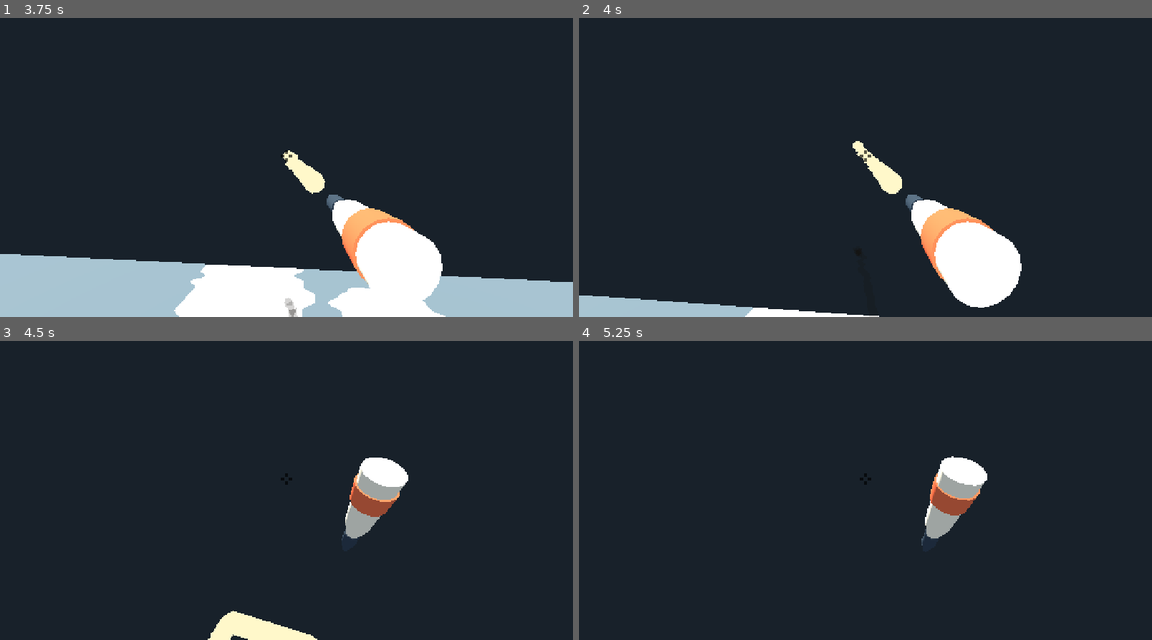
Above: before the commit, frames 1-4 (two rows, left to right).
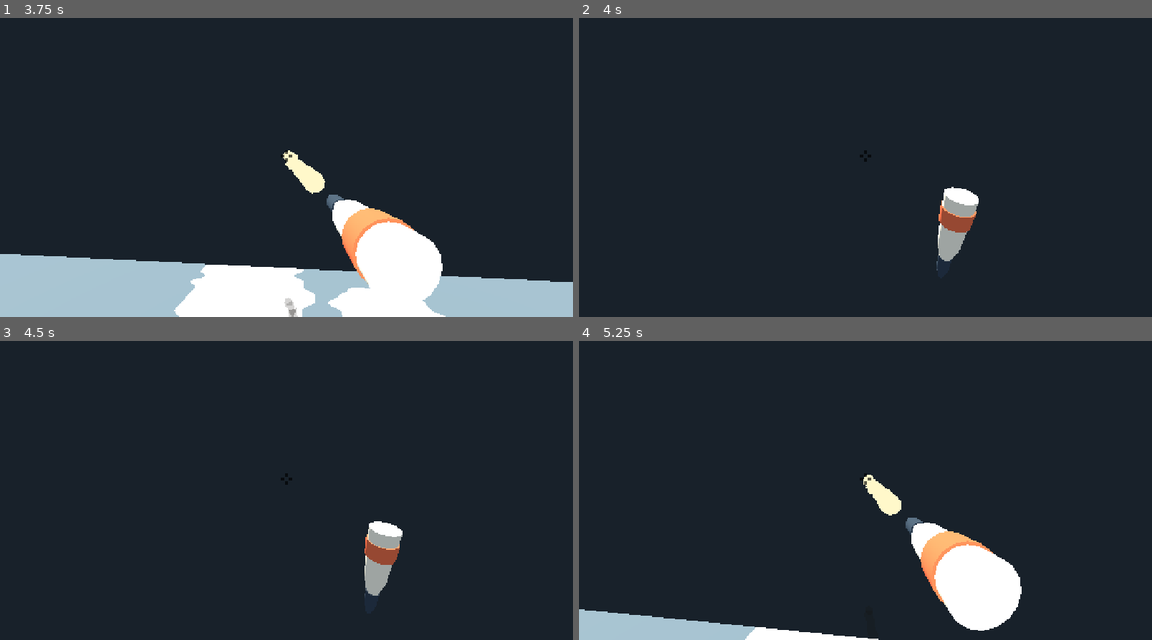
Above: after the commit, the same moments.

Repository: k3vin7/SauceIT-
Game: Godot game, scene res://main.tscn
The game is run twice, just before and just after one commit, with the same random seed, the same clock (stepped at 60 frames per second) and the same inputs.
Inputs (mouse positions are in pixels of both pictures, inside the frame that each line leads up to):
- Up to frame 1 (3.75 s): tap Enter at 0.5 s; move the mouse to (280, 161) at 0.52 s; press the mouse at (280, 161) at 0.53 s; hold W (move_forward) 0.53-2.78 s; tap Shift (run) at 0.8, 1.35, 2.3, 2.85 s; move the mouse to (326, 158) at 1.27 s; release the mouse at (326, 158) at 1.28 s; click (326, 158) at 1.55 s; move the mouse to (240, 152) at 2.02 s; press the mouse at (240, 152) at 2.03 s; move the mouse to (292, 155) at 2.77 s; release the mouse at (292, 155) at 2.78 s; hold A (move_left) 2.78-3.53 s; click (292, 155) at 3.05 s; move the mouse to (263, 149) at 3.52 s; press the mouse at (263, 149) at 3.53 s; hold W (move_forward) from 3.53 s (still down)
- Up to frame 2 (4 s): keep holding W (move_forward); tap Shift (run) at 3.8 s
- Up to frame 3 (4.5 s): keep holding W (move_forward); move the mouse to (315, 478) at 4.27 s; release the mouse at (315, 478) at 4.28 s; tap Shift (run) at 4.35 s
- Up to frame 4 (5.25 s): keep holding W (move_forward); click (894, 478) at 4.55 s; move the mouse to (836, 481) at 5.02 s; press the mouse at (836, 481) at 5.03 s

Frame 1 is identical in both runs. In frame 2, 7.4% of the frame differs, in the area x 0-78%, y 41-100%; in frame 3, 4.0%; in frame 4, 9.3%, in the area x 0-78%, y 38-100%.

Commit message:
Drop the post-fall grace period
Slipping already requires the run key and a direction to be held, so the
immunity was guarding a condition the player controls anyway. Keep
sprinting across mayo and you now go straight back down on the frame you
stand up.

slip_immunity_time and its timer are gone; can_slip() is just the NORMAL
state now.

Measured: holding run on a painted patch falls three times in a row with
zero frames spent upright in between, and moves 0.016 m doing it. A fall
started from standing has no speed to skid with, so sprinting cannot carry
you out of a patch — you are pinned until you let go of the key. Releasing
run makes the same patch harmless.

probe_slip covers both halves. Its previous counting was wrong and would
have hidden this: it looked for the incapacitated edge, but the player is
back on their feet for less than a frame between cycles, so a
not-incapacitated frame is never observed and only the first fall was
counted. It now counts entries into FALLING and how many frames are spent
upright. Putting a grace period back fails all three of its checks.

Claude-Session: https://claude.ai/code/session_01HCdwwVp4KXGpCDusmVrS6V

Diff:
--- a/scripts/player_controller.gd
+++ b/scripts/player_controller.gd
@@ -20,14 +20,10 @@
 ## keeps the speed they slipped at and carries it forward, so at run speed this
 ## is what sets how far they skid.
 @export_range(1.0, 60.0, 0.5, "suffix:m/s²") var slip_slide_friction := 16.0
-## Grace period after standing up, so the same patch cannot trip you again the
-## instant you are back on your feet.
-@export_range(0.0, 5.0, 0.05, "suffix:s") var slip_immunity_time := 0.8
 
 var frame_movement := Vector3.ZERO
 var state := State.NORMAL
 var _state_timer := 0.0
-var _immunity_timer := 0.0
 
 
 func _ready() -> void:
@@ -35,7 +31,6 @@
 
 
 func _physics_process(delta: float) -> void:
-	_immunity_timer = maxf(_immunity_timer - delta, 0.0)
 	if state != State.NORMAL:
 		_advance_fall(delta)
 
@@ -72,8 +67,11 @@
 	return state != State.NORMAL
 
 
+## No grace period after standing up. Slipping already needs the run key and a
+## direction held, so a player who keeps sprinting across mayo goes straight
+## back down, which is the point.
 func can_slip() -> bool:
-	return state == State.NORMAL and _immunity_timer <= 0.0
+	return state == State.NORMAL
 
 
 func begin_fall() -> void:
@@ -107,4 +105,3 @@
 	elif state == State.STANDING_UP and _state_timer >= stand_up_duration:
 		state = State.NORMAL
 		_state_timer = 0.0
-		_immunity_timer = slip_immunity_time
--- a/tests/probe_slip.gd
+++ b/tests/probe_slip.gd
@@ -4,7 +4,8 @@
 #   * running over painted floor trips the player, walking over it does not
 #   * movement and firing are locked out until the player is back up
 #   * the fall and stand-up take their configured times
-#   * immunity stops an immediate second fall on the same patch
+#   * with no grace period, holding run on mayo puts you straight back down,
+#     while letting go of it makes the same patch harmless
 #   * the trip happens on the cell the floor says is painted
 
 var failures: Array[String] = []
@@ -39,7 +40,6 @@
 	_release_all()
 	scene._player.state = 0
 	scene._player._state_timer = 0.0
-	scene._player._immunity_timer = 0.0
 	scene._player.velocity = Vector3.ZERO
 	scene._player.global_position = Vector3(0.0, 0.64, 3.0)
 
@@ -51,9 +51,9 @@
 	scene.set_process_unhandled_input(false)
 	scene.debug_set_aim(0.0, 0.0)
 	var player: MayoPlayer = scene._player
-	print("walk %.1f m/s, run %.1f m/s, fall %.2f s, down %.2f s, stand up %.2f s, immunity %.2f s" % [
+	print("walk %.1f m/s, run %.1f m/s, fall %.2f s, down %.2f s, stand up %.2f s" % [
 		player.walk_speed, player.run_speed, player.fall_duration, player.down_duration,
-		player.stand_up_duration, player.slip_immunity_time])
+		player.stand_up_duration])
 
 	# --- walking over mayo must not trip ---
 	_reset(scene)
@@ -176,21 +176,58 @@
 		"the shoulder camera tilted to %.2f with the fall instead of staying upright" % third_person_up)
 	_check(not fired, "the player kept firing while down")
 
-	# --- immunity prevents an instant second fall on the same spot ---
+	# --- no grace period: keep sprinting on mayo and you go straight back down,
+	# but let go of the run key and you are fine ---
 	_check(player.state == MayoPlayer.State.NORMAL, "the player did not get back up")
-	_check(not player.can_slip(), "immunity did not start after standing up")
+	_reset(scene)
+	_paint_patch(scene, 0.0)
+	_check(scene._floor.is_mayo_at(player.global_position),
+		"the player is not standing on painted floor, so this case tests nothing")
+
 	Input.action_press("move_forward")
 	Input.action_press("run")
-	var immune_frames := 0
-	while not player.can_slip() and immune_frames < 300:
-		await physics_frame
-		immune_frames += 1
-	_release_all()
-	print("immune for %d frames (expected ~%d)" % [
-		immune_frames, int(round(player.slip_immunity_time * 60.0))])
-	_check(absi(immune_frames - int(round(player.slip_immunity_time * 60.0))) <= 2,
-		"immunity lasted %d frames, expected about %d" % [
-			immune_frames, int(round(player.slip_immunity_time * 60.0))])
+	# Count entries into FALLING, not the incapacitated edge: the player is back
+	# on their feet for less than a frame before going down again, so a
+	# not-incapacitated frame is never observed.
+	var falls := 0
+	var upright_frames := 0
+	var was_falling := false
+	var loop_start: Vector3 = player.global_position
+	for _frame in 400:
+		await physics_frame
+		var falling_now := player.state == MayoPlayer.State.FALLING
+		if falling_now and not was_falling:
+			falls += 1
+		was_falling = falling_now
+		if player.state == MayoPlayer.State.NORMAL:
+			upright_frames += 1
+		if falls >= 3:
+			break
+	var travelled: Vector3 = player.global_position - loop_start
+	travelled.y = 0.0
+	print("still holding run on mayo: fell %d times, upright for %d frames in between, moved %.3f m total" % [
+		falls, upright_frames, travelled.length()])
+	_check(falls >= 3, "the player only fell %d times while sprinting on mayo" % falls)
+	_check(upright_frames <= 2,
+		"the player stayed on their feet for %d frames, so something is granting a grace period" % upright_frames)
+	# With no run-up there is no speed to skid with, so sprinting cannot carry
+	# the player out of a patch: they are pinned until they let go of the key.
+	_check(travelled.length() < 0.3,
+		"the player sprinted %.3f m out of the patch instead of being pinned" % travelled.length())
+
+	# Let go of run and the same patch is harmless.
+	_release_all()
+	scene._player.state = 0
+	scene._player._state_timer = 0.0
+	Input.action_press("move_forward")
+	var fell_walking := false
+	for _f in 90:
+		await physics_frame
+		if player.is_incapacitated():
+			fell_walking = true
+	_release_all()
+	print("same patch, walking: fell=%s" % str(fell_walking))
+	_check(not fell_walking, "walking over the patch still knocked the player down")
 
 	if failures.is_empty():
 		print("MAYO_SLIP_OK")
Not shown, changed: README.md
